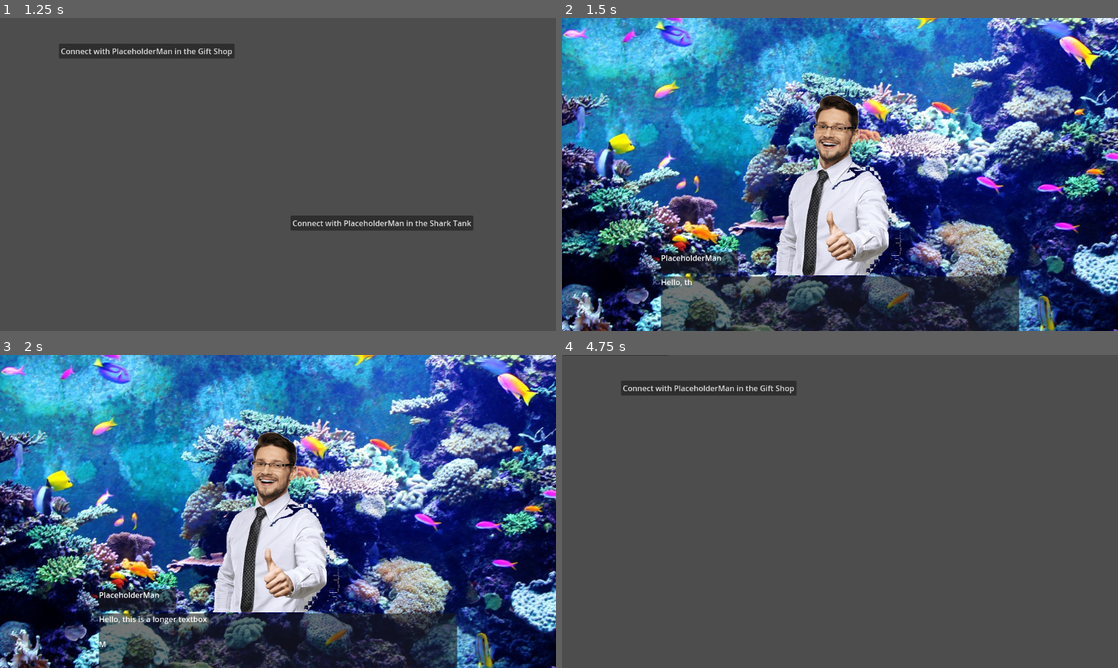
Above: before the commit, frames 1-4 (two rows, left to right).
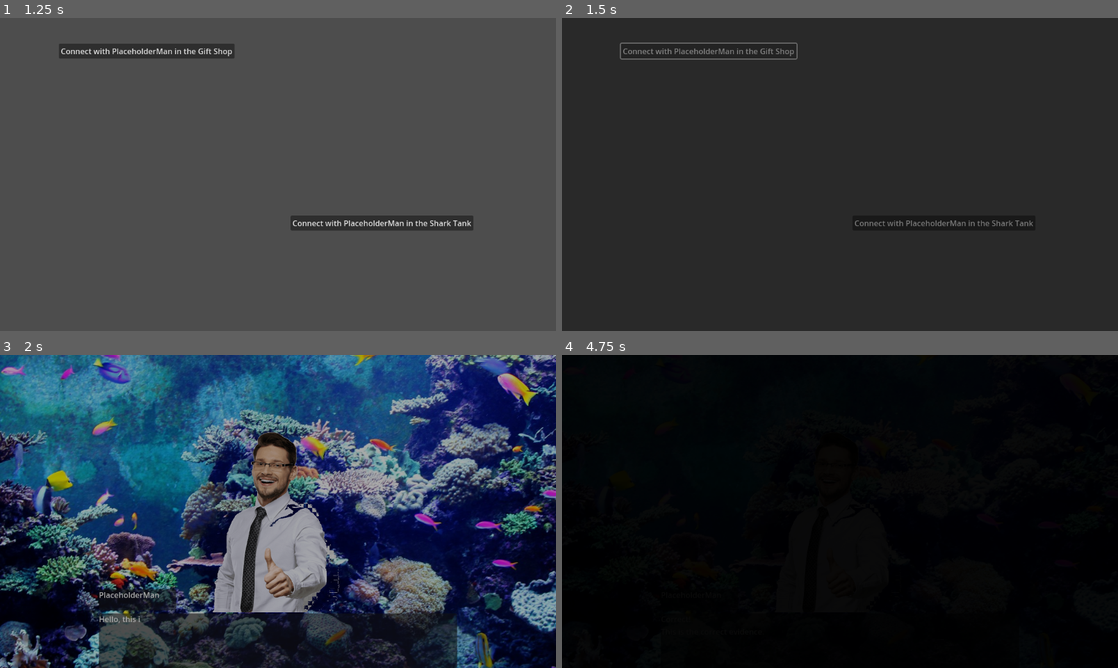
Above: after the commit, the same moments.

Repository: LeslieLlama/ConnectionsNovel
Game: Godot game, scene res://Scenes/main_scene.tscn
Two runs of this game, one before a commit and one after it. Both use one fixed random seed, a clock stepped at 60 frames per second and the inputs below.
Inputs (mouse positions are in pixels of both pictures, inside the frame that each line leads up to):
- Up to frame 1 (1.25 s): tap Enter at 0.5 s; move the mouse to (400, 158) at 0.52 s; press the mouse at (400, 158) at 0.53 s
- Up to frame 2 (1.5 s): release the mouse at (962, 158) at 1.25 s; click "Connect with PlaceholderMan i…" at 1.25 s
- Up to frame 3 (2 s): no input
- Up to frame 4 (4.75 s): move the mouse to (728, 527) at 2.02 s; click (728, 527) at 2.1 s; tap Space at 2.75 s; move the mouse to (895, 442) at 2.77 s; press the mouse at (895, 442) at 2.78 s; release the mouse at (895, 442) at 3.5 s; click "Test Evidence" at 3.5 s; tap Enter at 4.25 s; move the mouse to (812, 574) at 4.27 s; click (812, 574) at 4.35 s

Frame 1 is identical in both runs. In frame 2, 94% of the frame differs, in the area x 0-100%, y 0-100%; in frame 3, 80%; in frame 4, 100%.

Commit message:
add fade transition

Diff:
--- a/Scenes/main_scene.gd
+++ b/Scenes/main_scene.gd
@@ -2,9 +2,10 @@
 
 const DIALOGUE_SCENE = preload("res://Scenes/dialogue_scene.tscn")
 const MAP_SCENE = preload("res://Scenes/map_scene.tscn")
+@onready var screen_fade: ColorRect = %ScreenFade
+const SCREEN_FADE_TIME = 0.4
 
 @export var encounters: EncounterList
-
 
 func _ready() -> void:
 	for time_slot in encounters.encounters:
@@ -15,12 +16,25 @@
 	var dialogue_scene = DIALOGUE_SCENE.instantiate()
 	add_child(dialogue_scene)
 	await dialogue_scene.do_encounter(encounter)
+	await screen_transition()
 	dialogue_scene.queue_free()
 
 func show_map(time_slot: TimeSlot) -> Encounter:
 	var map_scene = MAP_SCENE.instantiate()
 	add_child(map_scene)
 	var encounter = await map_scene.display_encounter_choices(time_slot)
+	await screen_transition()
 	map_scene.queue_free()
 
 	return encounter
+
+func screen_transition():
+	screen_fade.show()
+	screen_fade.color.a = 0
+	var tween = create_tween()
+	tween.tween_property(screen_fade, "color:a", 1, SCREEN_FADE_TIME)
+
+	await tween.finished
+
+	tween = create_tween()
+	tween.tween_property(screen_fade, "color:a", 0, SCREEN_FADE_TIME)
--- a/Scenes/main_scene.tscn
+++ b/Scenes/main_scene.tscn
@@ -31,3 +31,16 @@
 grow_vertical = 2
 script = ExtResource("1_52fb6")
 encounters = SubResource("Resource_76v2p")
+
+[node name="CanvasLayer" type="CanvasLayer" parent="."]
+
+[node name="ScreenFade" type="ColorRect" parent="CanvasLayer"]
+unique_name_in_owner = true
+visible = false
+anchors_preset = 15
+anchor_right = 1.0
+anchor_bottom = 1.0
+grow_horizontal = 2
+grow_vertical = 2
+mouse_filter = 2
+color = Color(0, 0, 0, 1)
